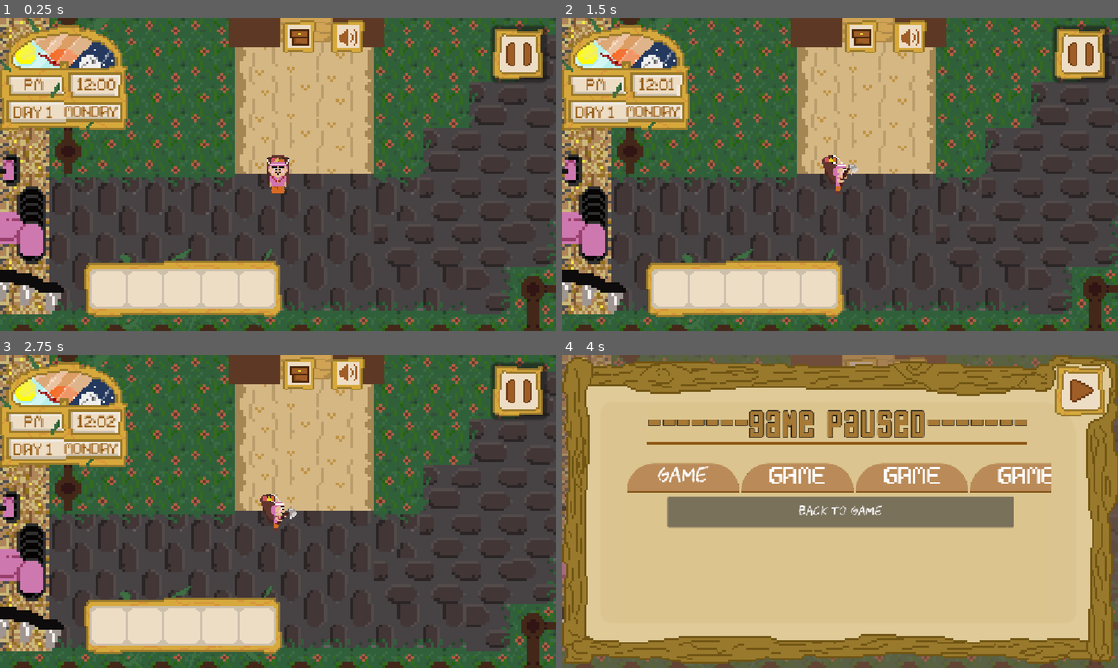
Above: before the commit, frames 1-4 (two rows, left to right).
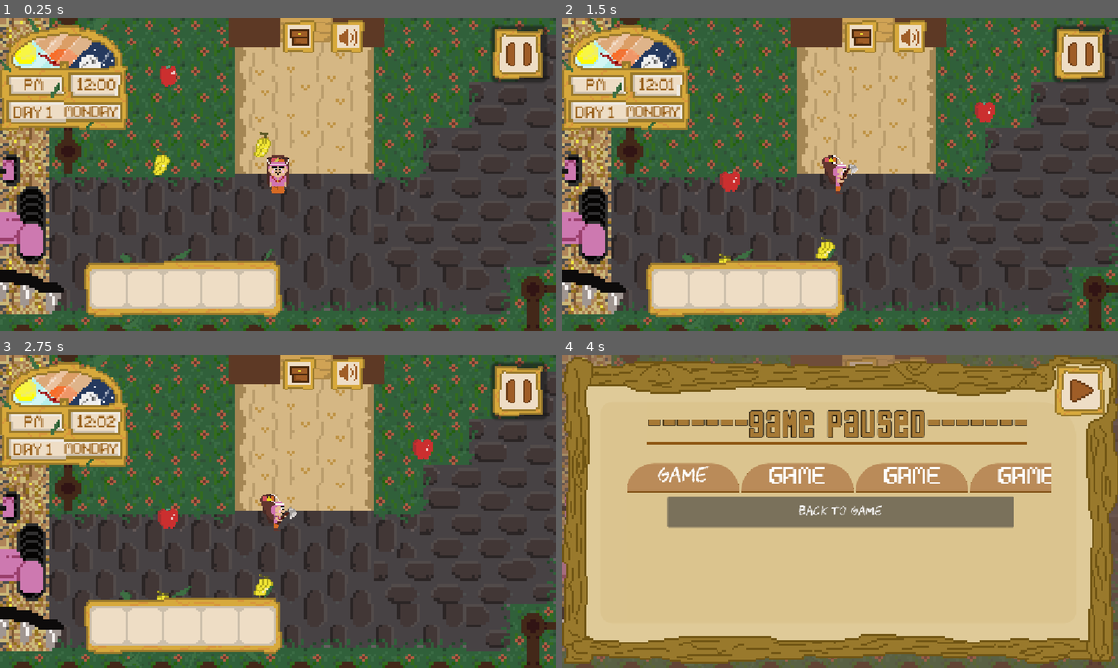
Above: after the commit, the same moments.

Repository: savageAryan/MOCONDO-FRUIT-BASH
Game: Godot game, scene res://scenes/world.tscn
The game is run twice, just before and just after one commit, with the same random seed, the same clock (stepped at 60 frames per second) and the same inputs.
Inputs (mouse positions are in pixels of both pictures, inside the frame that each line leads up to):
- Up to frame 1 (0.25 s): no input
- Up to frame 2 (1.5 s): click (862, 36) at 0.5 s; tap Enter at 1.25 s; move the mouse to (962, 158) at 1.27 s; hold D (right) from 1.28 s (still down); hold X (BREAK) from 1.28 s (still down); click (962, 158) at 1.42 s
- Up to frame 3 (2.75 s): release D (right) at 2 s; release X (BREAK) at 2 s; click (350, 373) at 2 s
- Up to frame 4 (4 s): click (1079, 389) at 2.75 s; click "BACK TO GAME" at 3.5 s

The runs differ from the first frame. In frame 1, 0.5% of the frame differs, in the area x 27-49%, y 15-51%; in frame 2, 0.6%, in the area x 28-78%, y 26-79%; in frame 3, 0.6%; in frame 4, nothing differs.

Commit message:
added functions for remove and insert item in hand and update functions for inventory gui,added func for stacking items

Diff:
--- a/inventory/inventory.gd
+++ b/inventory/inventory.gd
@@ -14,3 +14,15 @@
 			slots[i].amount = 1
 			updated.emit()
 			return
+
+
+func removeSlot(inventorySlot: InventorySlot):
+	var index = slots.find(inventorySlot)
+	if index > 0: return
+
+	slots[index] = InventorySlot.new()
+
+
+func insertSlot(index: int, inventorySlot: InventorySlot):
+
+	slots[index] = inventorySlot
--- a/inventory/inventory_item.gd
+++ b/inventory/inventory_item.gd
@@ -2,3 +2,4 @@
 class_name InventoryItem
 @export var name: String = ""
 @export var texture: Texture2D
+var maxAmountPrStack = 10
--- a/inventory/player_inventory.tres
+++ b/inventory/player_inventory.tres
@@ -1,18 +1,25 @@
 [gd_resource type="Resource" script_class="Inventory" format=3 uid="uid://byvrcjyrtta2p"]
 
 [ext_resource type="Script" uid="uid://cpebs7yjytf8d" path="res://inventory/inventorySlot.gd" id="2_fhgtu"]
+[ext_resource type="Resource" uid="uid://biotghfn678ff" path="res://inventory/item/apple.tres" id="3_ptr4k"]
 [ext_resource type="Script" uid="uid://der0u4ayurjwc" path="res://inventory/inventory.gd" id="4_ec8hw"]
 
 [sub_resource type="Resource" id="Resource_fhgtu"]
 script = ExtResource("2_fhgtu")
+item = ExtResource("3_ptr4k")
+amount = 2
 metadata/_custom_type_script = "uid://cpebs7yjytf8d"
 
 [sub_resource type="Resource" id="Resource_ptr4k"]
 script = ExtResource("2_fhgtu")
+item = ExtResource("3_ptr4k")
+amount = 4
 metadata/_custom_type_script = "uid://cpebs7yjytf8d"
 
 [sub_resource type="Resource" id="Resource_fi1x0"]
 script = ExtResource("2_fhgtu")
+item = ExtResource("3_ptr4k")
+amount = 8
 metadata/_custom_type_script = "uid://cpebs7yjytf8d"
 
 [sub_resource type="Resource" id="Resource_65xq6"]
--- a/scenes/itemstack.tscn
+++ b/scenes/itemstack.tscn
@@ -4,6 +4,7 @@
 [ext_resource type="FontFile" uid="uid://cgox7ipu4flb" path="res://assets/chawp.otf" id="1_svc8v"]
 
 [node name="Panel" type="Panel" unique_id=1487991473]
+process_mode = 3
 script = ExtResource("1_iju4x")
 
 [node name="items" type="Sprite2D" parent="." unique_id=300330777]
--- a/scenes/slot.tscn
+++ b/scenes/slot.tscn
@@ -4,6 +4,7 @@
 [ext_resource type="Texture2D" uid="uid://kewx733ckc68" path="res://assets/background.png" id="2_ic0fu"]
 
 [node name="slot" type="Button" unique_id=1614412372]
+process_mode = 3
 self_modulate = Color(0, 0, 0, 0)
 custom_minimum_size = Vector2(77, 76)
 offset_right = 77.25
--- a/scenes/world.tscn
+++ b/scenes/world.tscn
@@ -19,6 +19,8 @@
 [ext_resource type="Script" uid="uid://dd5bb0mkhi6uy" path="res://scripts/daynight.gd" id="13_jhx03"]
 [ext_resource type="Texture2D" uid="uid://bo1etur37s2u4" path="res://assets/workshop.png" id="15_xo05s"]
 [ext_resource type="Texture2D" uid="uid://834k53yj2kfk" path="res://assets/button.png" id="16_dss4m"]
+[ext_resource type="PackedScene" uid="uid://b7g6mhlg0bhji" path="res://scenes/apple.tscn" id="20_7iits"]
+[ext_resource type="PackedScene" uid="uid://davx2rau8b7xv" path="res://scenes/banana.tscn" id="21_oo54l"]
 
 [sub_resource type="TileSetAtlasSource" id="TileSetAtlasSource_4wyf3"]
 texture = ExtResource("1_rwgxs")
@@ -450,6 +452,18 @@
 scale = Vector2(0.51171875, 0.5117188)
 shape = SubResource("RectangleShape2D_dss4m")
 
+[node name="apple" parent="." unique_id=1699977174 instance=ExtResource("20_7iits")]
+position = Vector2(-38, 2)
+
+[node name="banana" parent="." unique_id=636589882 instance=ExtResource("21_oo54l")]
+position = Vector2(-40, 31)
+
+[node name="apple2" parent="." unique_id=1148776965 instance=ExtResource("20_7iits")]
+position = Vector2(50, -22)
+
+[node name="banana2" parent="." unique_id=350004261 instance=ExtResource("21_oo54l")]
+position = Vector2(-5, 25)
+
 [connection signal="closed" from="CanvasLayer/invenrory" to="CanvasLayer" method="_on_invenrory_closed"]
 [connection signal="opened" from="CanvasLayer/invenrory" to="CanvasLayer" method="_on_invenrory_opened"]
 [connection signal="body_entered" from="tractorarea" to="tractorarea" method="_on_body_entered"]
--- a/scripts/invenrory.gd
+++ b/scripts/invenrory.gd
@@ -8,7 +8,7 @@
 @onready var animation_player: AnimationPlayer = $AnimationPlayer
 @onready var slots: Array = $TextureRect/GridContainer.get_children()
 @onready var ItemStackGuiClass = preload("res://scenes/itemstack.tscn")
-
+var itemInHand: ItemStackGui
 func update():
 	for i in range(min(inventory.slots.size(), slots.size())):
 		var inventorySlot: InventorySlot = inventory.slots[i]
@@ -42,10 +42,67 @@
 # Called every frame. 'delta' is the elapsed time since the previous frame.
 func _process(delta: float) -> void:
 	pass
+func takeItemFromSlot(slot):
+	print("taking item")
+	itemInHand = slot.takeItem()
+	print(itemInHand)
+	add_child(itemInHand)
+
+	updateItemInHand()
+func insertItemInSlot(slot):
+	var item = itemInHand
+
+	remove_child(itemInHand)
+	itemInHand = null
+	slot.insert(item)
 func connectSlots():
-	for slot in slots:
+	for i in range(slots.size()):
+		var slot = slots[i]
+		slot.index = i
 		var callable = Callable(onSlotClicked)
 		callable = callable.bind(slot)
 		slot.pressed.connect(callable)
 func onSlotClicked(slot):
-	pass
+	print(slot.itemStackGui)
+
+	if slot.isEmpty():
+		if not itemInHand:
+			return
+		insertItemInSlot(slot)
+		return
+
+	if  !itemInHand:
+		takeItemFromSlot(slot)
+		return
+	if slot.itemStackGui.inventorySlot.item.name == itemInHand.inventorySlot.item.name:
+		stackItems(slot)
+		return
+	swapItems(slot)
+func updateItemInHand():
+	if not itemInHand: return
+	itemInHand.global_position = get_global_mouse_position() - itemInHand.size/2
+	print(itemInHand.global_position)
+func _input(event: InputEvent) -> void:
+	updateItemInHand()
+func swapItems(slot):
+	var tempItem = slot.takeItem()
+	insertItemInSlot(slot)
+	itemInHand = tempItem
+	add_child(itemInHand)
+	updateItemInHand()
+func stackItems(slot):
+	var slotItem: ItemStackGui = slot.itemStackGui
+	var maxAmount = slotItem.inventorySlot.item.maxAmountPrStack
+	var totalAmount = slotItem.inventorySlot.amount + itemInHand.inventorySlot.amount
+	if slotItem.inventorySlot.amount == maxAmount:
+		swapItems(slot)
+		return
+	if totalAmount <= maxAmount:
+		slotItem.inventorySlot.amount = totalAmount
+		remove_child(itemInHand)
+		itemInHand = null
+	else:
+		slotItem.inventorySlot.amount =maxAmount
+		itemInHand.inventorySlot.amount = totalAmount - maxAmount
+	slotItem.update()
+	if itemInHand: itemInHand.update()
--- a/scripts/slot.gd
+++ b/scripts/slot.gd
@@ -1,13 +1,28 @@
 extends Button
 @onready var backgroundsprite: Sprite2D = $background
 @onready var container: CenterContainer = $CenterContainer
+@onready var inventory = preload("res://inventory/player_inventory.tres")
 var itemStackGui: ItemStackGui
+var index: int
 
 func insert(isg: ItemStackGui):
 	itemStackGui = isg
 	backgroundsprite.visible = true
 	container.add_child(itemStackGui)
+	if not itemStackGui.inventorySlot or inventory.slots[index] == itemStackGui.inventorySlot:
+		return
+	inventory.insertSlot(index, itemStackGui.inventorySlot)
 
+func takeItem():
+	var item = itemStackGui
+	inventory.removeSlot(itemStackGui.inventorySlot)
+	container.remove_child(itemStackGui)
+	itemStackGui = null
+	backgroundsprite.visible = false
+	return item
+
+func isEmpty():
+	return !itemStackGui
 # Called when the node enters the scene tree for the first time.
 func _ready() -> void:
 	pass # Replace with function body.
